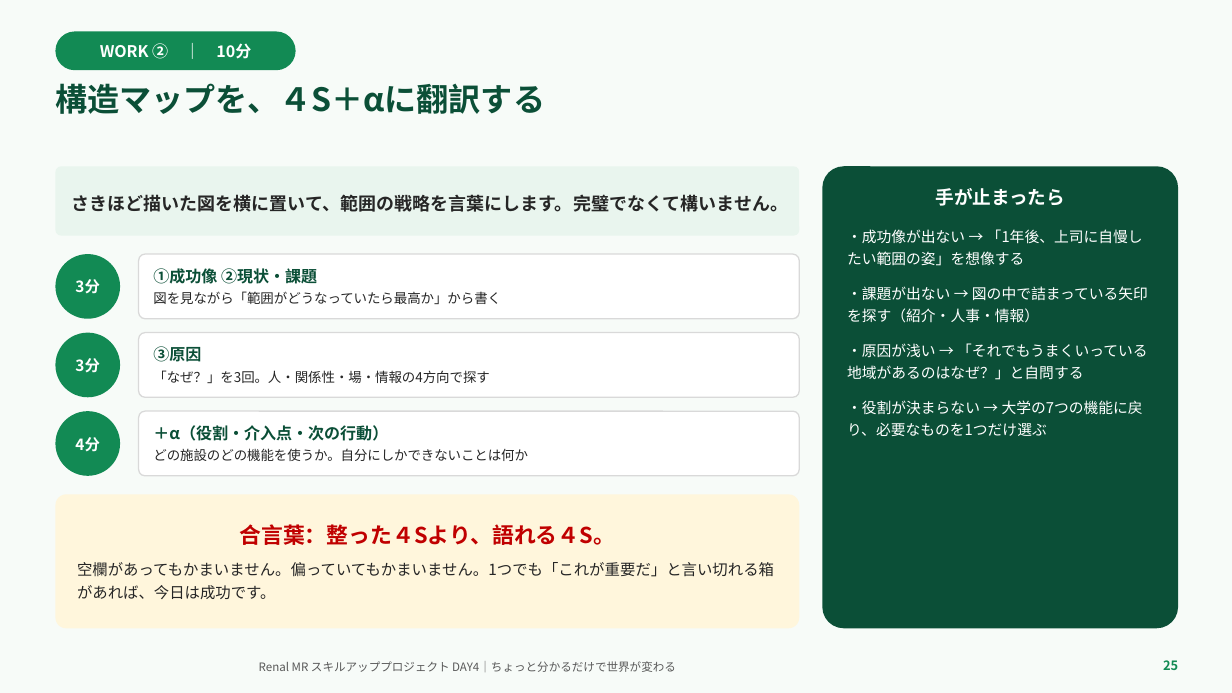
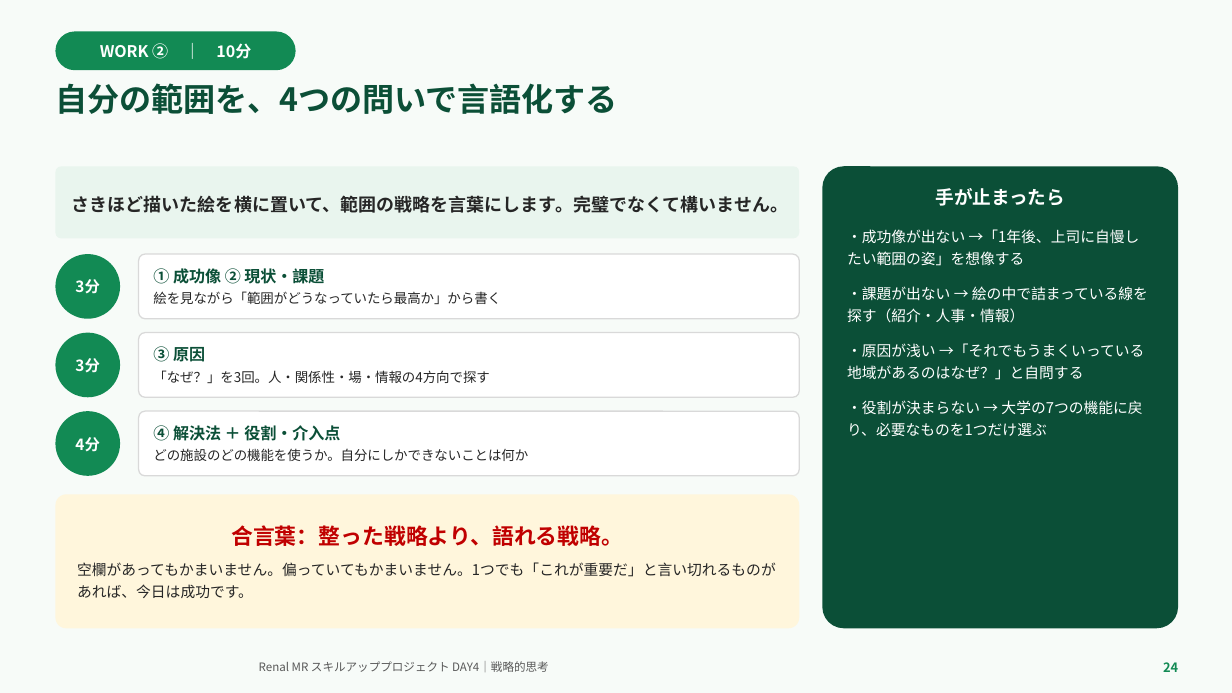
Before and after one commit to TAKUYA-1187/Claude, a slide deck: slide 24 of novartis_training/DAY4_ちょっと分かるだけで世界が変わる.pptx (slide 25 before the commit). Drawn at 1232x693 pixels with LibreOffice and Linux fonts; fonts in the diff are those of the drawing; background and template pictures are left out. Boxes give left, top, right and bottom in pixels: in the first picture for what was removed or moved away, otherwise in the second. Text is boxed around its words. In the diff, an @@ line names an element or a change of style, - is before the commit and + after.

```diff
--- a/novartis_training/DAY4_ちょっと分かるだけで世界が変わる.pptx
+++ b/novartis_training/DAY4_ちょっと分かるだけで世界が変わる.pptx
@@ text at (x1=55, y1=83, x2=618, y2=114): text changed @@
-構造マップを、４S＋αに翻訳する
+自分の範囲を、4つの問いで言語化する
@@ text in rounded rectangle at (x1=72, y1=195, x2=788, y2=213): text changed @@
-さきほど描いた図を横に置いて、範囲の戦略を言葉にします。完璧でなくて構いません。
+さきほど描いた絵を横に置いて、範囲の戦略を言葉にします。完璧でなくて構いません。
@@ text in rounded rectangle at (x1=847, y1=229, x2=1148, y2=380): text changed @@
-・成功像が出ない → 「1年後、上司に自慢したい範囲の姿」を想像する
-・課題が出ない → 図の中で詰まっている矢印を探す（紹介・人事・情報）
-・原因が浅い → 「それでもうまくいっている地域があるのはなぜ？」と自問する
+・成功像が出ない →「1年後、上司に自慢したい範囲の姿」を想像する
+・課題が出ない → 絵の中で詰まっている線を探す（紹介・人事・情報）
+・原因が浅い →「それでもうまくいっている地域があるのはなぜ？」と自問する
@@ text in rounded rectangle at (x1=153, y1=268, x2=501, y2=304): text changed @@
-①成功像 ②現状・課題
-図を見ながら「範囲がどうなっていたら最高か」から書く
+① 成功像 ② 現状・課題
+絵を見ながら「範囲がどうなっていたら最高か」から書く
@@ text in rounded rectangle at (x1=153, y1=346, x2=205, y2=362): spaces changed @@
-③原因
+③ 原因
@@ text in rounded rectangle at (x1=153, y1=425, x2=340, y2=441): text changed @@
-＋α（役割・介入点・次の行動）
+④ 解決法 ＋ 役割・介入点
@@ text in rounded rectangle at (x1=77, y1=525, x2=776, y2=598): text changed; size 12 to 11.5 pt @@
-合言葉：整った４Sより、語れる４S。
-空欄があってもかまいません。偏っていてもかまいません。1つでも「これが重要だ」と言い切れる箱があれば、今日は成功です。
+合言葉：整った戦略より、語れる戦略。
+空欄があってもかまいません。偏っていてもかまいません。1つでも「これが重要だ」と言い切れるものがあれば、今日は成功です。
@@ text at (x1=259, y1=661, x2=549, y2=672): text changed @@
-Renal MR スキルアッププロジェクト DAY4｜ちょっと分かるだけで世界が変わる
+Renal MR スキルアッププロジェクト DAY4｜戦略的思考
@@ text at (x1=1163, y1=662, x2=1178, y2=672): text changed @@
-25
+24
```
Also in this commit, not shown: 26 other slides changed, 3 slides added, 5 slides removed, 2 other files.
